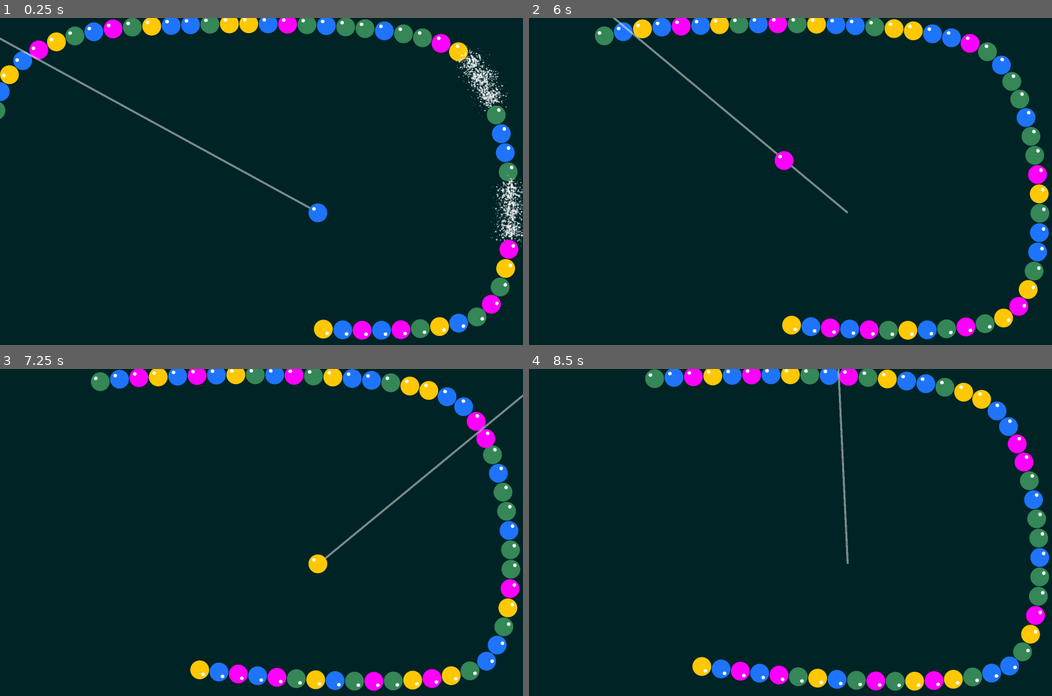
Above: before the commit, frames 1-4 (two rows, left to right).
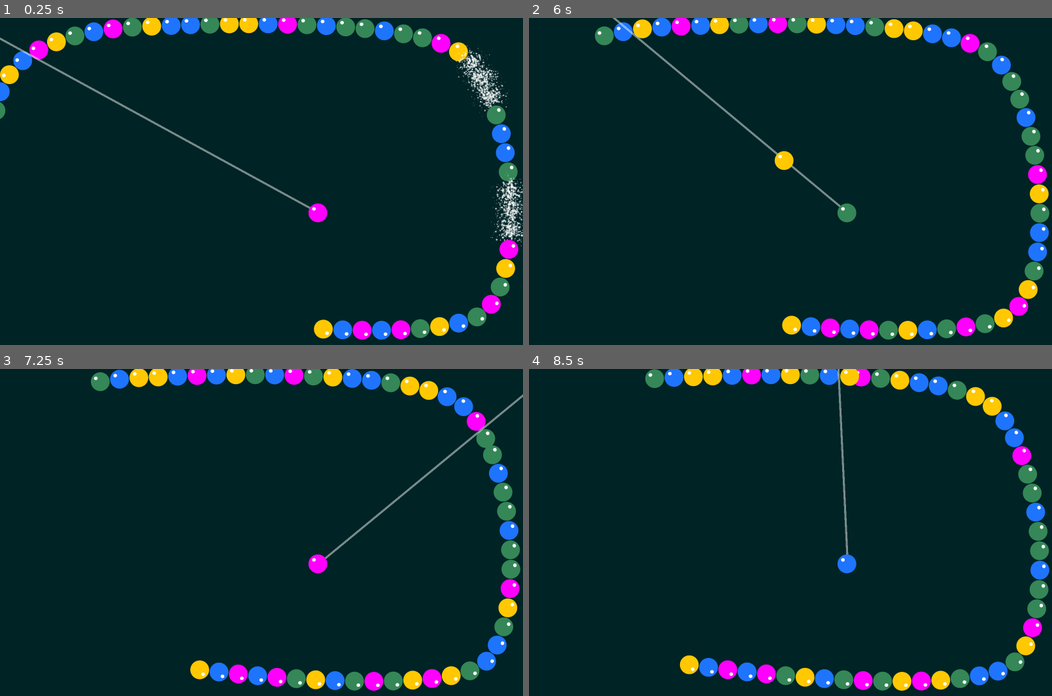
Above: after the commit, the same moments.

Repository: damnjan/zuma-godot
Game: Godot game, scene res://Main.tscn
The game is run twice, just before and just after one commit, with the same random seed, the same clock (stepped at 60 frames per second) and the same inputs.
Inputs (mouse positions are in pixels of both pictures, inside the frame that each line leads up to):
- Up to frame 1 (0.25 s): no input
- Up to frame 2 (6 s): move the mouse to (905, 165) at 0.52 s; click (905, 165) at 0.67 s; move the mouse to (685, 197) at 1.27 s; click (685, 197) at 1.42 s; move the mouse to (842, 109) at 2.02 s; click (842, 109) at 2.17 s; move the mouse to (764, 246) at 2.77 s; click (764, 246) at 2.92 s; move the mouse to (947, 230) at 3.52 s; click (947, 230) at 3.67 s; move the mouse to (633, 132) at 4.27 s; click (633, 132) at 4.42 s; move the mouse to (816, 181) at 5.02 s; click (816, 181) at 5.17 s; move the mouse to (712, 99) at 5.77 s; click (712, 99) at 5.92 s
- Up to frame 3 (7.25 s): move the mouse to (376, 516) at 6.52 s; click (376, 516) at 6.67 s
- Up to frame 4 (8.5 s): move the mouse to (685, 548) at 7.27 s; click (685, 548) at 7.42 s; move the mouse to (842, 460) at 8.02 s; click (842, 460) at 8.17 s

The runs differ from the first frame. In frame 1, 0.2% of the frame differs, in the area x 58-63%, y 56-63%; in frame 2, 0.3%; in frame 3, 0.5%; in frame 4, 6.8%, in the area x 28-100%, y 0-99%.
Error before the commit: Cannot call method 'remove_child' on a null value. (res://ball_spawner.gd:38)

Commit message:
add shooting ball

Diff:
--- a/Globals.gd
+++ b/Globals.gd
@@ -6,5 +6,7 @@
 
 const BACKWARDS_SPEED := 500.0
 
+const SHOOTING_SPEED = 100.0
+
 static func shake_camera():
 	print("Shaking")
--- a/Main.tscn
+++ b/Main.tscn
@@ -9,9 +9,6 @@
 "points": PackedVector2Array(-33.9795, 434.182, 33.9795, -434.182, 290.086, 517.424, -135.918, 6.60712, 135.918, -6.607 …(493 unchanged characters)…
 }
 point_count = 11
-
-[sub_resource type="CircleShape2D" id="CircleShape2D_pbtvq"]
-radius = 48.28
 
 [node name="Node2D" type="Node2D"]
 script = ExtResource("1_wdpau")
@@ -33,10 +30,6 @@
 
 [node name="RayCast2D" type="RayCast2D" parent="BallSpawner"]
 
-[node name="ShapeCast2D" type="ShapeCast2D" parent="BallSpawner"]
-shape = SubResource("CircleShape2D_pbtvq")
-collide_with_areas = true
-
 [node name="Line2D" type="Line2D" parent="BallSpawner"]
 default_color = Color(1, 1, 1, 0.470588)
 
@@ -51,4 +44,4 @@
 constant = true
 duration = 0.2
 
-[connection signal="clicked" from="BallSpawner" to="." method="_on_ball_spawner_clicked"]
+[connection signal="collided" from="BallSpawner" to="." method="_on_ball_spawner_collided"]
--- /dev/null
+++ b/ShootingBall.gd
@@ -0,0 +1,31 @@
+extends Node2D
+
+class_name ShootingBall
+
+signal collided(ball: Ball, area: Area2D, normal: Vector2)
+
+enum State {
+	IDLE, SHOOTING
+}
+
+@onready var ball = $Ball
+var state = State.IDLE
+
+var _direction: Vector2
+var _velocity: Vector2
+
+func _physics_process(delta):
+	if state == State.SHOOTING:
+		position += _direction * Globals.SHOOTING_SPEED
+
+func shoot(direction: Vector2):
+	_direction = direction
+	state = State.SHOOTING
+	ball.area_entered.connect(_on_ball_area_entered)
+
+
+func _on_ball_area_entered(area):
+	var normal = (ball.global_position - area.global_position).normalized().rotated(-area.get_global_transform().get_rotation())
+	collided.emit(ball, area, normal)
+	ball.area_entered.disconnect(_on_ball_area_entered)
+	queue_free()
--- /dev/null
+++ b/ShootingBall.tscn
@@ -0,0 +1,9 @@
+[gd_scene load_steps=3 format=3 uid="uid://cxv7m5gem4v6x"]
+
+[ext_resource type="Script" path="res://ShootingBall.gd" id="1_icmqd"]
+[ext_resource type="PackedScene" uid="uid://cs0g6j0rmm486" path="res://Ball.tscn" id="2_30jl1"]
+
+[node name="ShootingBall" type="Node2D"]
+script = ExtResource("1_icmqd")
+
+[node name="Ball" parent="." instance=ExtResource("2_30jl1")]
--- a/ball_spawner.gd
+++ b/ball_spawner.gd
@@ -1,72 +1,34 @@
 extends Node2D
 
-signal clicked(ball: Ball, collider, normal)
+signal collided(ball: Ball, collider, normal)
 
-var BallScene = preload("res://Ball.tscn")
+var ShootingBallScene = preload("res://ShootingBall.tscn")
 
-@onready var shape_cast_2d: ShapeCast2D = $ShapeCast2D
+var shooting_ball: ShootingBall
+var shooting_direction: Vector2
+
 @onready var line_2d = $"Line2D"
 
-var ball: Ball
-var collider
-var rotated_normal: Vector2
-var ball_velocity: Vector2
-var shooting_direction: Vector2
-
-func create_ball():
-	ball = BallScene.instantiate()
-	get_parent().add_child.call_deferred(ball)
-	shape_cast_2d.add_exception(ball)
-	ball.position = self.position
-	ball.area_entered.connect(_on_ball_area_entered)
-	ball_velocity *= 0
-	return ball
-
-
-# Called when the node enters the scene tree for the first time.
 func _ready():
-	create_ball()
-	ball.frame = 1
+	spawn_shooting_ball()
 	line_2d.add_point(Vector2.ZERO)
 	line_2d.add_point(get_global_mouse_position())
 
 
-func _on_ball_area_entered(area):
-	var normal = (ball.global_position - area.global_position).normalized().rotated(-area.get_global_transform().get_rotation())
-	print("Normal: ", normal)
-	print("Parent: ", area.get_parent())
-	ball.get_parent().remove_child(ball)
-	clicked.emit(ball, area, normal)
-	ball.area_entered.disconnect(_on_ball_area_entered)
-
-
-func _physics_process(delta):
-	ball.position += ball_velocity
-
-# Called every frame. 'delta' is the elapsed time since the previous frame.
 func _process(delta):
-	shooting_direction =  Vector2(get_local_mouse_position() - shape_cast_2d.position).normalized()
-#	shape_cast_2d.target_position = shooting_direction * 4000
-	line_2d.set_point_position(1, shooting_direction * 4000 + shape_cast_2d.position)
-#	shape_cast_2d.position = ball.position
-#	shape_cast_2d.target_position = ball.position
-#	if shape_cast_2d.collision_result.size():
-#		var result = shape_cast_2d.collision_result[0]
-#		collider = result.collider
-#		ball.position = result.point  + result.normal * 50
-#		rotated_normal = result.normal.rotated(-result.collider.get_global_transform().get_rotation())
-#	else:
-#		ball.position = self.position
-#		collider = null
-##		rotated_normal = null
-
+	shooting_direction =  Vector2(get_local_mouse_position()).normalized()
+	line_2d.set_point_position(1, shooting_direction * 4000 )
 
 func _input(event):
 	if event is InputEventMouseButton:
 		if event.button_index == MOUSE_BUTTON_LEFT and event.pressed:
-			ball_velocity = shooting_direction * 100
-			await get_tree().create_timer(0.5).timeout
-			create_ball()
-#			clicked.emit(ball, collider, rotated_normal)
-#			get_parent().remove_child(ball)
-#			create_ball()
+			shooting_ball.shoot(shooting_direction)
+			spawn_shooting_ball()
+
+func spawn_shooting_ball():
+	shooting_ball = ShootingBallScene.instantiate()
+	add_child(shooting_ball)
+	shooting_ball.collided.connect(_on_ball_collided)
+
+func _on_ball_collided(ball, area, normal):
+	collided.emit(ball, area, normal)
--- a/main.gd
+++ b/main.gd
@@ -39,7 +39,8 @@
 
 	return follow
 
-func _on_ball_spawner_clicked(ball, collider, normal):
+
+func _on_ball_spawner_collided(ball, collider, normal):
 	if !collider:
 		return
 	var group = first_group
Not shown: 1 places in Main.tscn that only renumber resources
